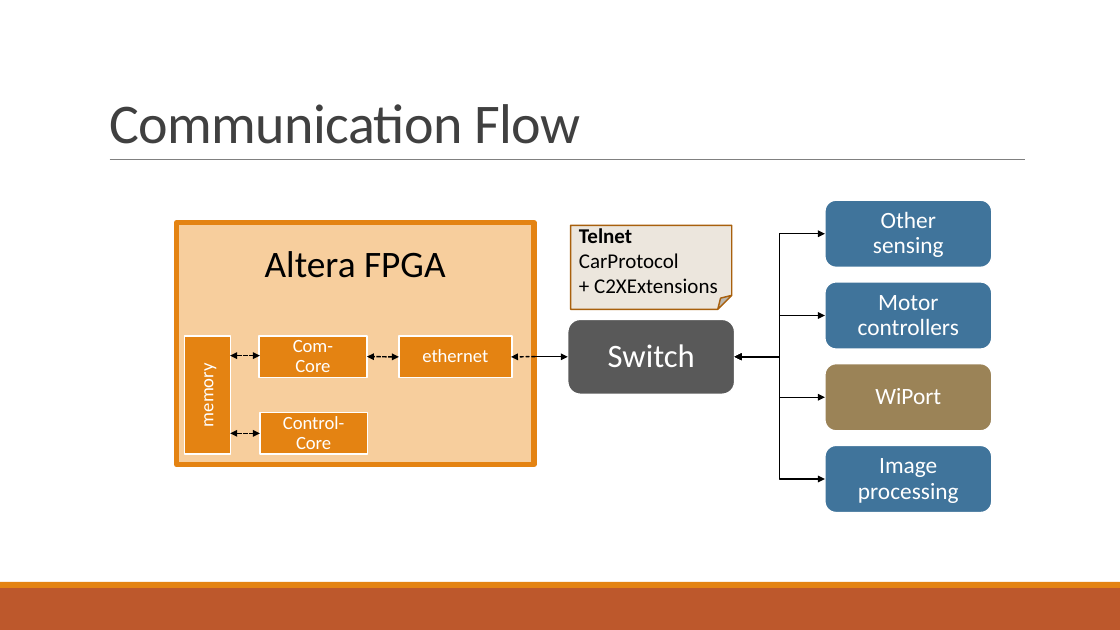
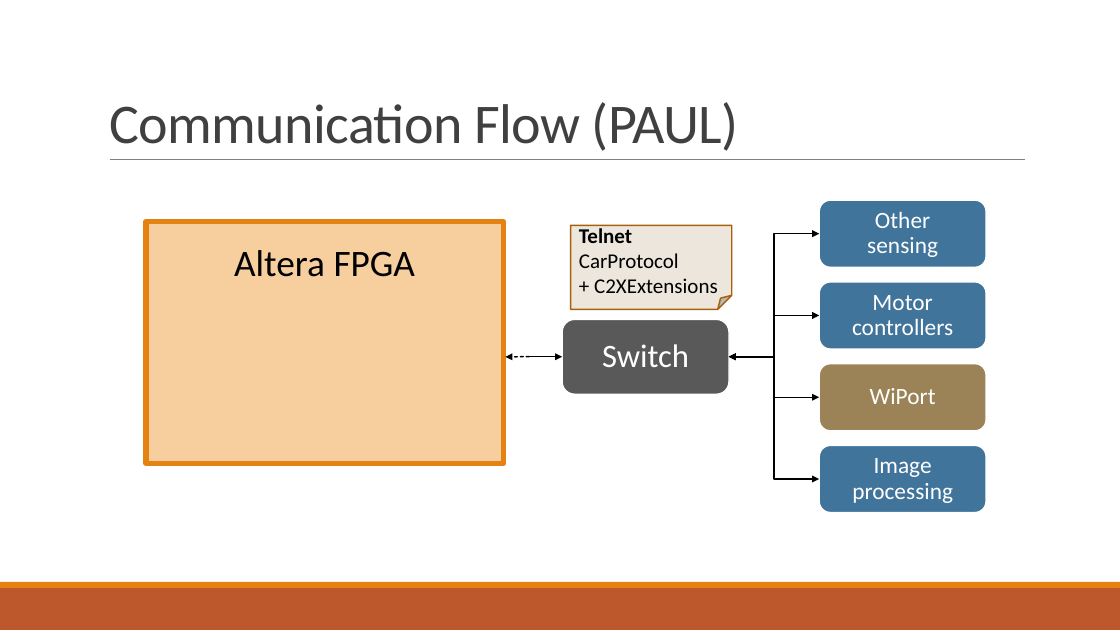
Before and after one commit to fjanssen/Car2X, a slide deck: slide 11 of doc/FinalPresentation.pptx (slide 4 before the commit). Drawn at 1120x630 pixels with LibreOffice and Linux fonts; fonts in the diff are those of the drawing. Boxes give left, top, right and bottom in pixels: in the first picture for what was removed or moved away, otherwise in the second. Text is boxed around its words. In the diff, an @@ line names an element or a change of style, - is before the commit and + after.

```diff
--- a/doc/FinalPresentation.pptx
+++ b/doc/FinalPresentation.pptx
@@ title at <box>109,102,739,151</box>: text changed @@
-Communication Flow
+Communication Flow (PAUL)
@@ freeform shape "Altera FPGA": place and size @@
-freeform shape "Altera FPGA" at <box>176,223,534,465</box>
+freeform shape "Altera FPGA" at <box>146,222,503,464</box>
@@ group removed at <box>185,336,513,454</box>: 4 freeform shapes, 3 double arrows @@
-Com-Core
-Control-Core
-ethernet
-memory
@@ 5 rounded rectangles, 4 elbow double arrows, 2 arrows: place and size @@
-5 rounded rectangles, 4 elbow double arrows, 2 arrows at <box>511,200,992,513</box>
+5 rounded rectangles, 4 elbow double arrows, 2 arrows at <box>506,200,986,513</box>
```
Also in this commit, not shown: 4 other slides changed, 6 slides added, 3 slides removed.
